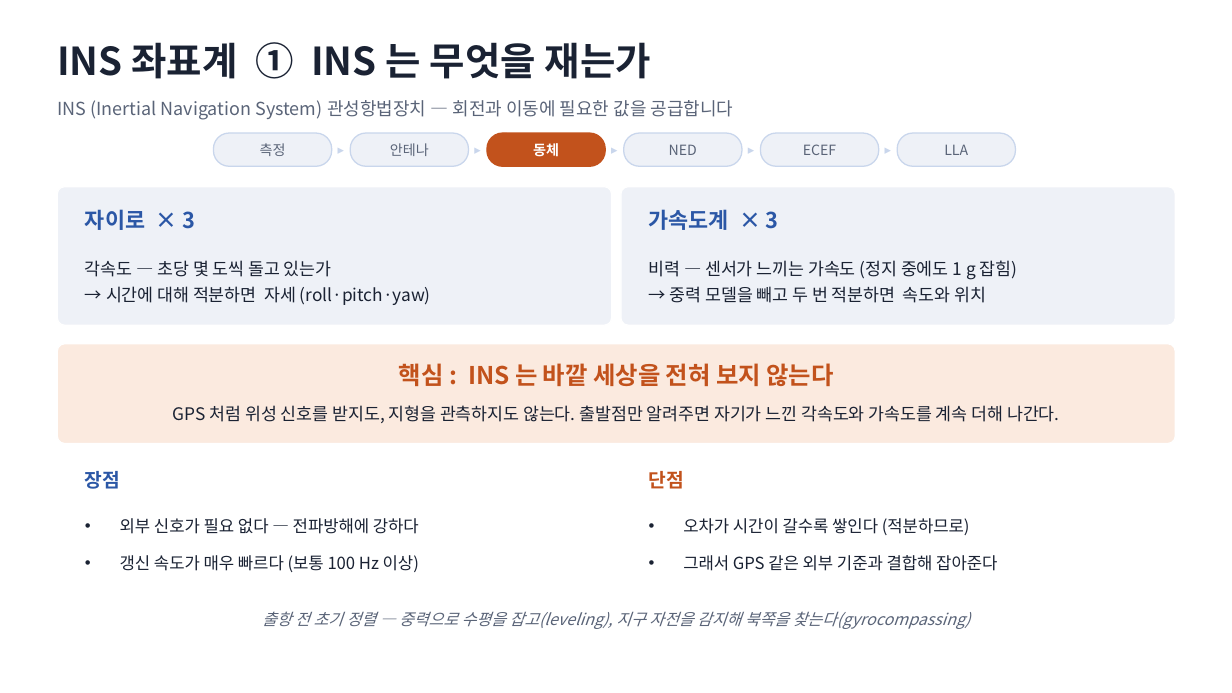
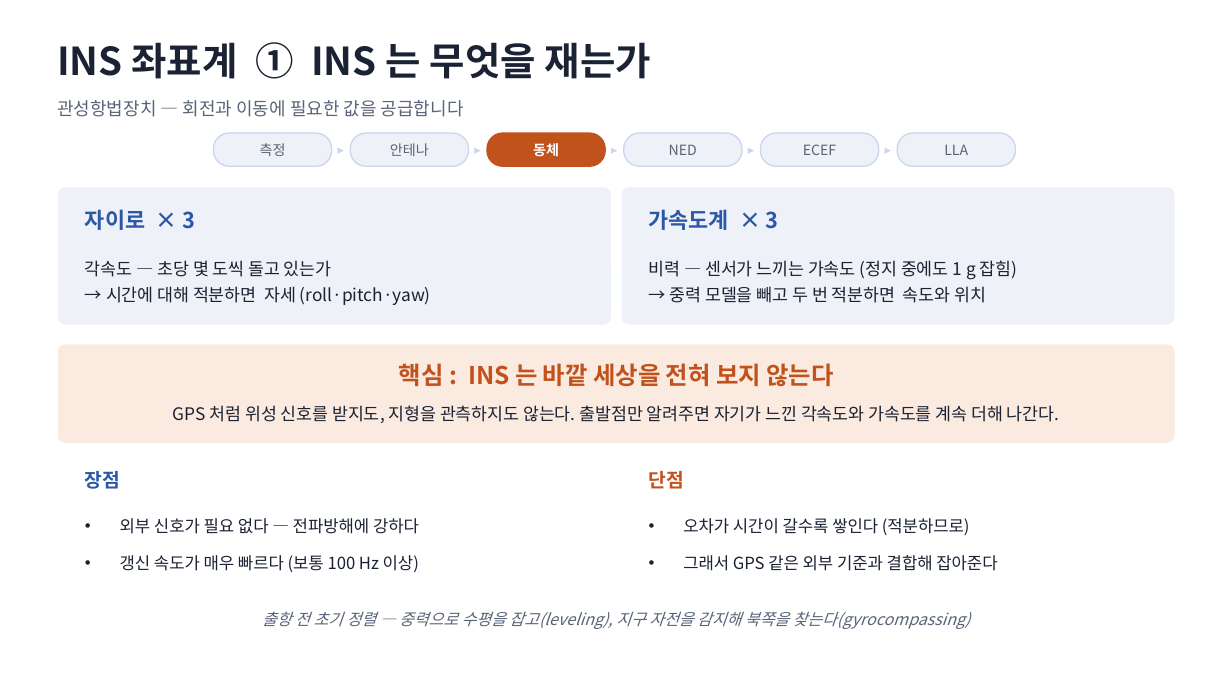
Before and after one commit to harley-hwan/IpcProc, a slide deck: slide 14 of Part2_CoordFrames/ref/산출물/Chapter2_coordinate_systems.pptx. Drawn at 1232x693 pixels with LibreOffice and Linux fonts; fonts in the diff are those of the drawing. Boxes give left, top, right and bottom in pixels: in the first picture for what was removed or moved away, otherwise in the second. Text is boxed around its words. In the diff, an @@ line names an element or a change of style, - is before the commit and + after.

```diff
--- a/Part2_CoordFrames/ref/산출물/Chapter2_coordinate_systems.pptx
+++ b/Part2_CoordFrames/ref/산출물/Chapter2_coordinate_systems.pptx
@@ text at [57,100,464,117]: text changed @@
-INS (Inertial Navigation System) 관성항법장치 — 회전과 이동에 필요한 값을 공급합니다
+관성항법장치 — 회전과 이동에 필요한 값을 공급합니다
```
Also in this commit, not shown: 6 other slides changed, 8 other files.
